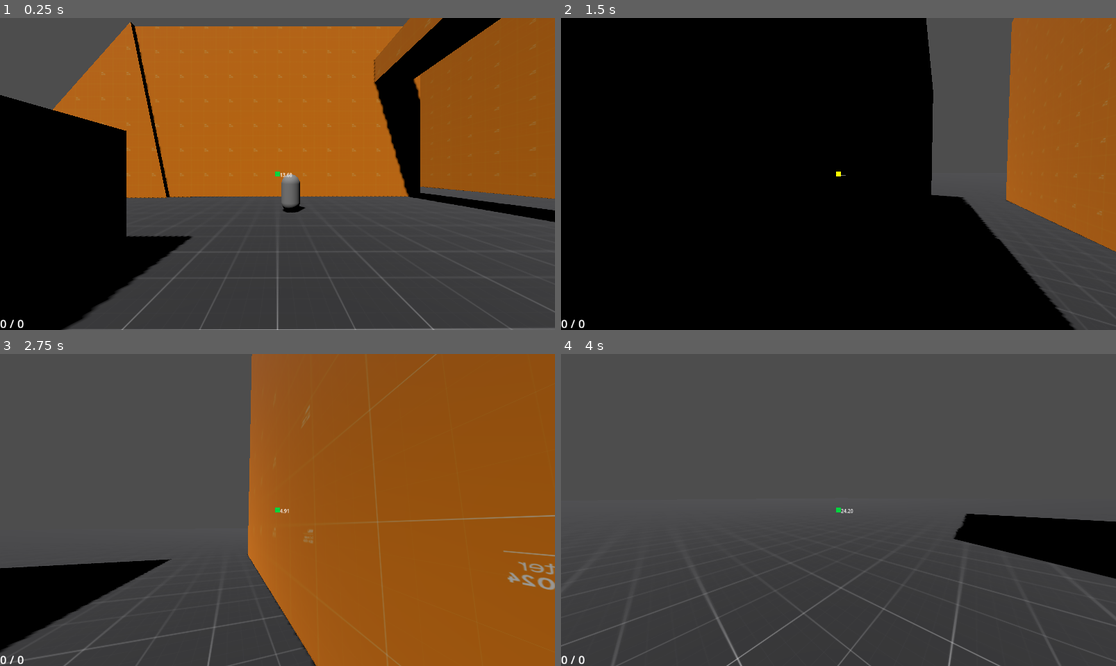
Above: before the commit, frames 1-4 (two rows, left to right).
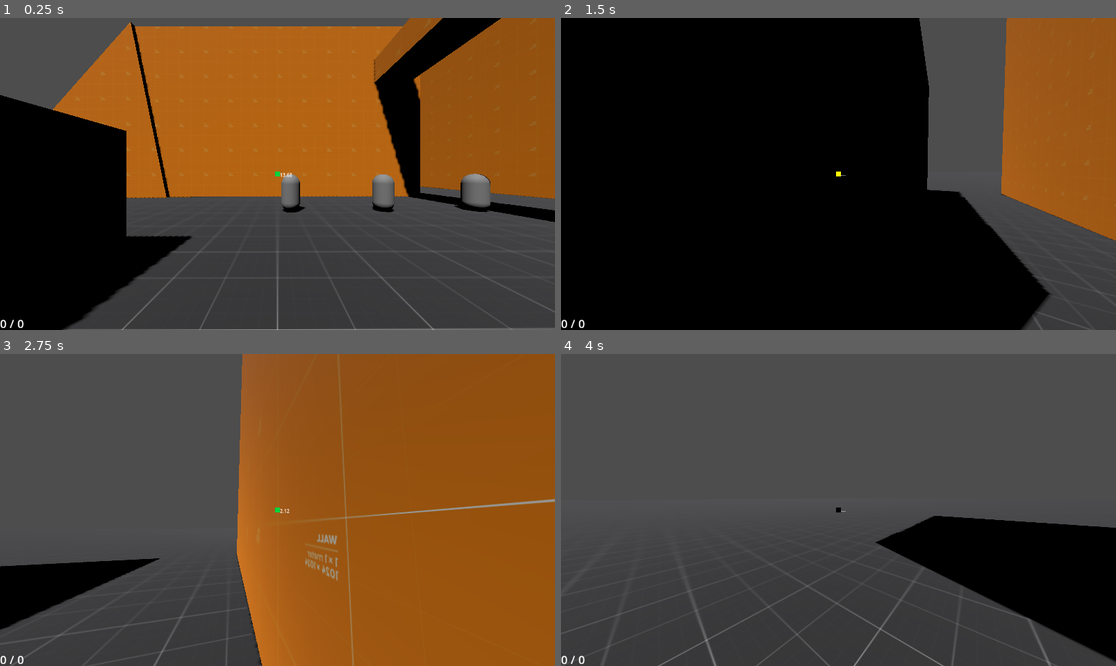
Above: after the commit, the same moments.

Repository: EdmundWohlmuth/Sch-Movement---GODOT
Game: Godot game, scene res://Scenes/Levels/test_level.tscn
The game is run twice, just before and just after one commit, with the same random seed, the same clock (stepped at 60 frames per second) and the same inputs.
Inputs (mouse positions are in pixels of both pictures, inside the frame that each line leads up to):
- Up to frame 1 (0.25 s): no input
- Up to frame 2 (1.5 s): tap Enter (ui_accept) at 0.5 s; move the mouse to (866, 174) at 0.52 s; hold Right mouse button (grapple) 0.53-1.28 s; hold W (move_forward) from 0.53 s (still down); tap Space (jump) at 0.77 s; move the mouse to (810, 174) at 1.27 s; click (810, 174) at 1.35 s
- Up to frame 3 (2.75 s): keep holding W (move_forward); tap Space (jump) at 1.52 s; move the mouse to (288, 503) at 2.02 s; tap Ctrl (slide) at 2.1 s
- Up to frame 4 (4 s): keep holding W (move_forward); move the mouse to (832, 516) at 2.77 s; tap Shift (sprint) at 2.85 s; tap Space (jump) at 3.02, 3.77 s; move the mouse to (877, 513) at 3.52 s; hold Right mouse button (grapple) from 3.53 s (still down)

The runs differ from the first frame. In frame 1, 0.9% of the frame differs, in the area x 67-89%, y 49-63%; in frame 2, 2.3%; in frame 3, 6.5%; in frame 4, 9.2%, in the area x 0-100%, y 49-100%.

Commit message:
Small Push

Diff:
--- a/Scenes/Levels/test_level.tscn
+++ b/Scenes/Levels/test_level.tscn
@@ -22,6 +22,15 @@
 
 [node name="EnemyBody" parent="." instance=ExtResource("4_npfmg")]
 transform = Transform3D(1, 0, 0, 0, 1, 0, 0, 0, 1, 0.715223, 1, -8.45727)
+weapon = 8
+
+[node name="EnemyBody2" parent="." instance=ExtResource("4_npfmg")]
+transform = Transform3D(1, 0, 0, 0, 1, 0, 0, 0, 1, 5.71522, 1, -8.45727)
+weapon = 4
+
+[node name="EnemyBody3" parent="." instance=ExtResource("4_npfmg")]
+transform = Transform3D(1, 0, 0, 0, 1, 0, 0, 0, 1, 10.7152, 1, -8.45727)
+weapon = 5
 
 [node name="WORLD_MESH" type="Node3D" parent="."]
 
--- a/Scripts/Enemies/enemy_behavior.gd
+++ b/Scripts/Enemies/enemy_behavior.gd
@@ -6,8 +6,10 @@
 @export var weapon_manager:weapon_node
 var current_weapon:weapon_base
 
+@export var weapon:weapon_node.weapons
+
 func _ready() -> void:
-  pass
+  weapon_manager.set_weapon(weapon)
 
 func _physics_process(delta: float) -> void:
   # Add the gravity.
